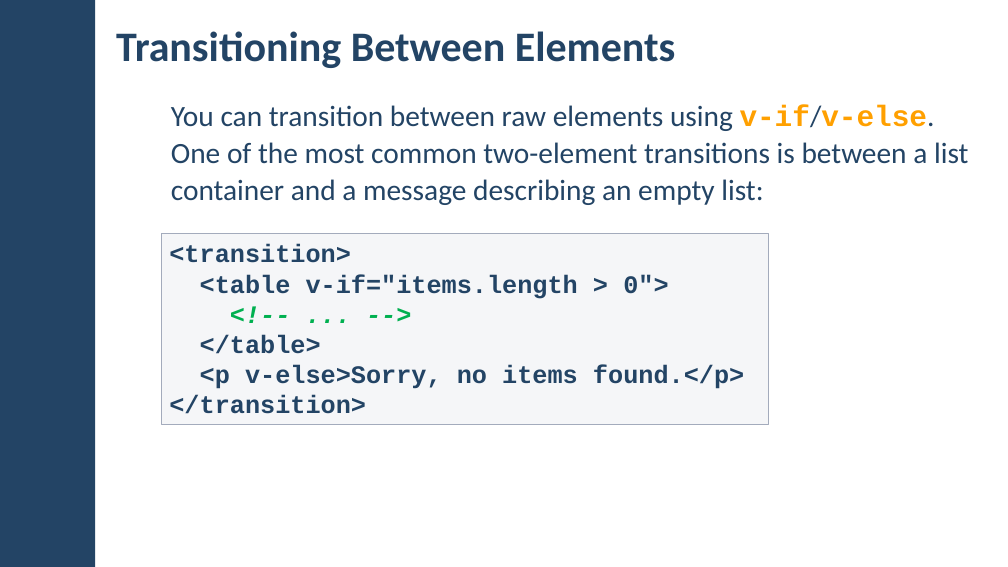
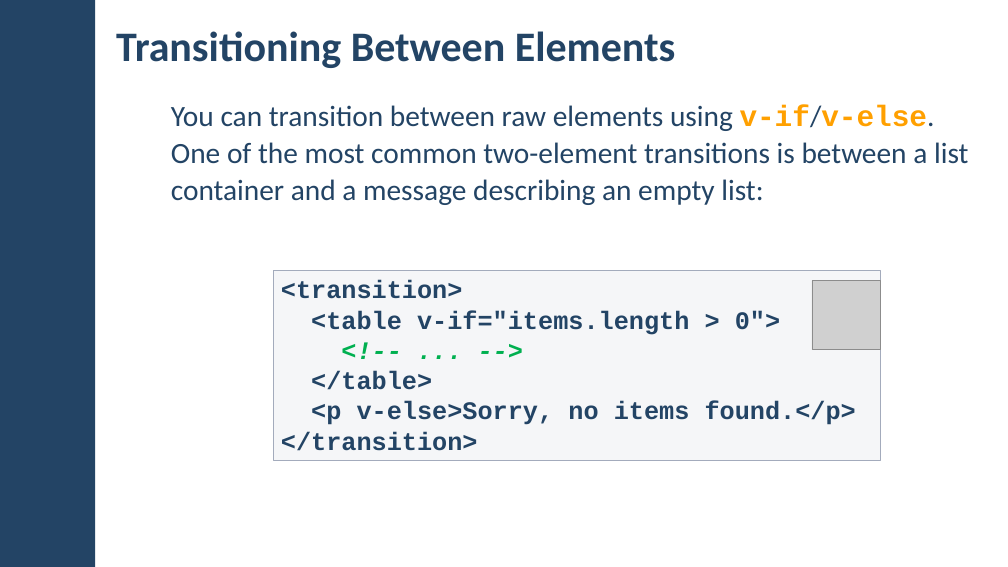
Before and after one commit to Vue-Course-Plans/Vue-Lectures, a slide deck: slide 17 of Vue-Animations/Vue-Animations.pptx (slide 19 before the commit). Drawn at 1008x567 pixels with LibreOffice and Linux fonts; fonts in the diff are those of the drawing; grey boxes stand for pictures; background and template pictures are left out. Boxes give left, top, right and bottom in pixels: in the first picture for what was removed or moved away, otherwise in the second. Text is boxed around its words. In the diff, an @@ line names an element or a change of style, - is before the commit and + after.

```diff
--- a/Vue-Animations/Vue-Animations.pptx
+++ b/Vue-Animations/Vue-Animations.pptx
@@ rectangle "<transition>": place and size @@
-rectangle "<transition>" at <box>162,234,768,424</box>
+rectangle "<transition>" at <box>274,270,880,461</box>
@@ picture added at <box>812,281,881,349</box> @@
```
Also in this commit, not shown: 17 other slides changed, 2 slides removed.
